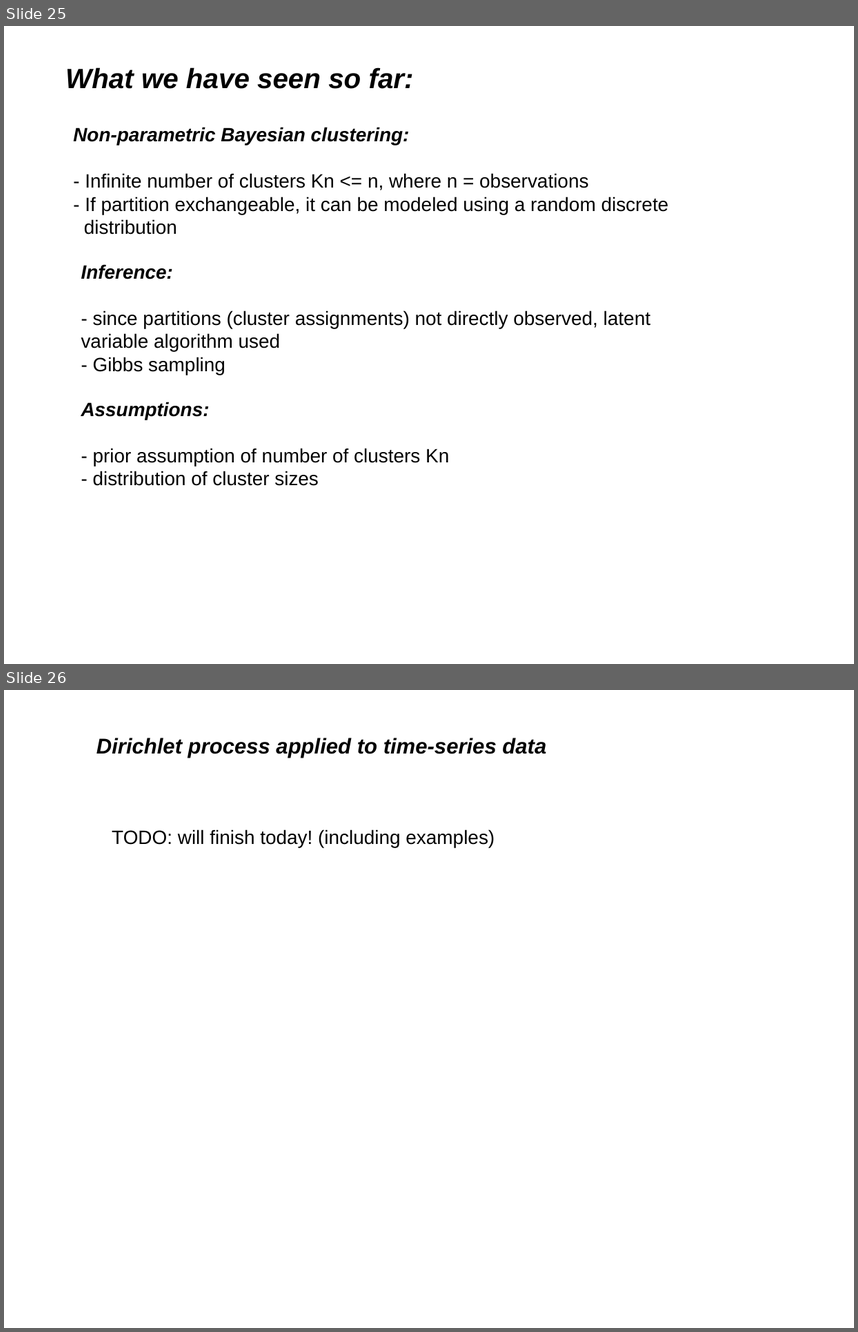
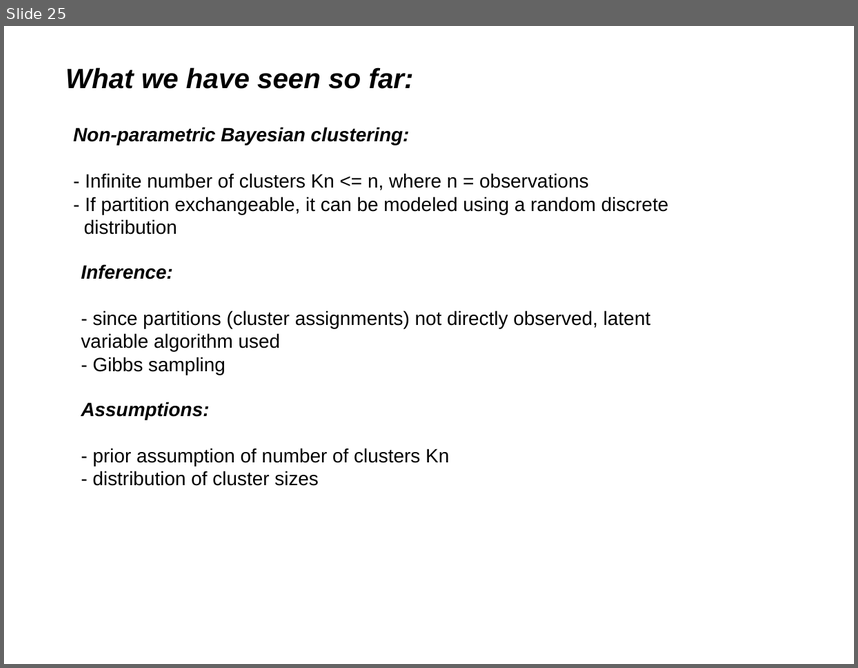
Before and after one commit to afcarl/Dirichlet_Processes, a slide deck: version_2.odp. Shown one above the other, each under a label of ours: slides 25 and 26 before the commit, slide 25 after it. The pictures are 858x1332 and 858x668 pixels, drawn with LibreOffice and Linux fonts; fonts in the diff are those of the drawing. Boxes give left, top, right and bottom in pixels: in the first picture for what was removed or moved away, otherwise in the second. Text is boxed around its words. In the diff, an @@ line names an element or a change of style, - is before the commit and + after.

```diff
--- a/version_2.odp
+++ b/version_2.odp
@@ slide 26 removed at <box>4,690,854,1328</box>, background #FFFFFF @@
@@ text removed at <box>96,738,546,758</box> @@
-Dirichlet process applied to time-series data
@@ text removed at <box>112,829,495,847</box> @@
-TODO: will finish today! (including examples)
```
Also in this commit, not shown: 5 slides added.
